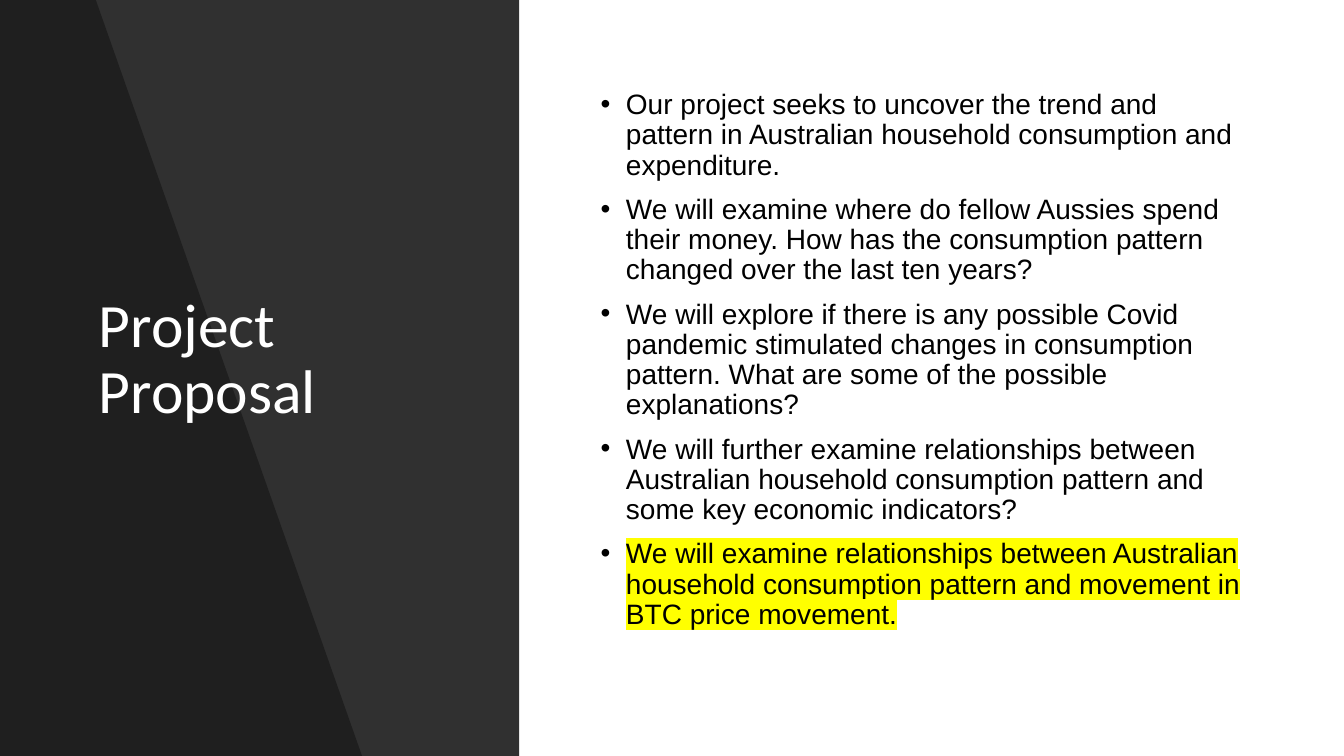
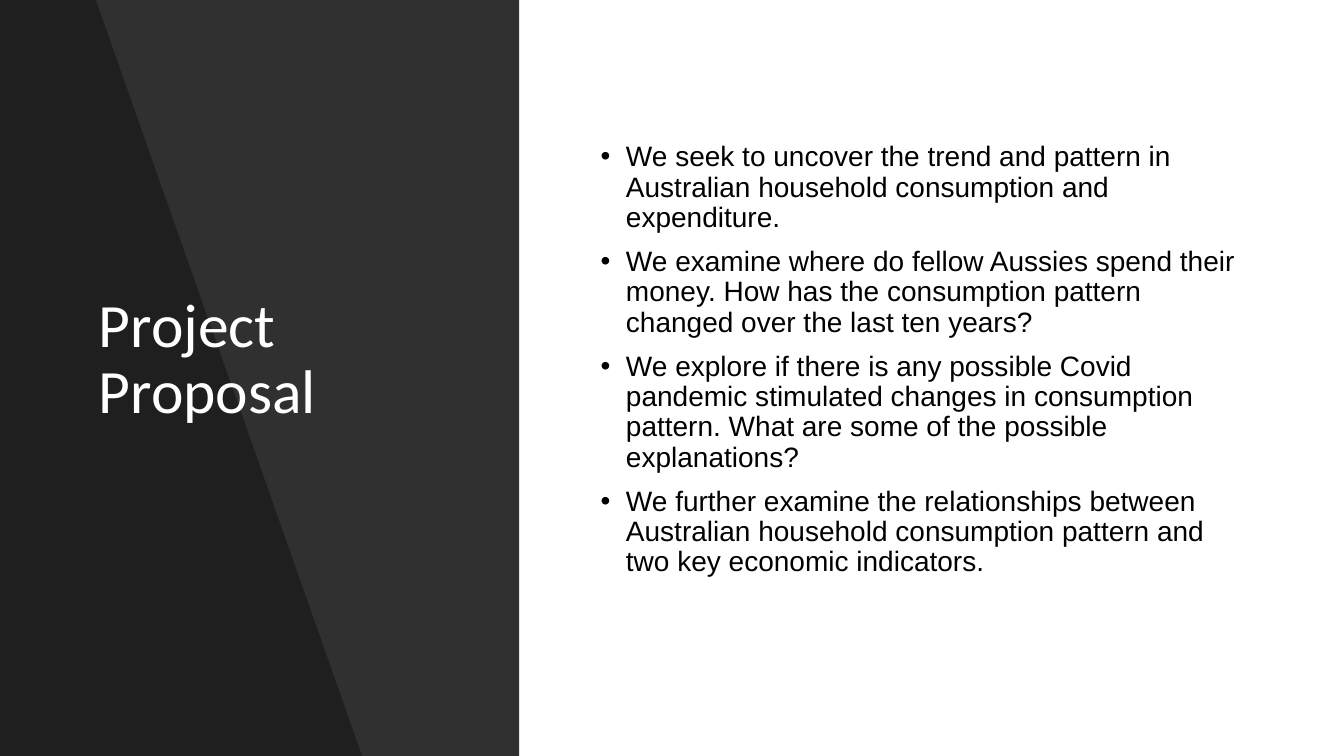
Before and after one commit to twigikit/FTBC_project_1, a slide deck: slide 2 of Aus Household Consumption and Expenditure Pattern.pptx. Drawn at 1344x756 pixels with LibreOffice and Linux fonts; fonts in the diff are those of the drawing. Boxes give left, top, right and bottom in pixels: in the first picture for what was removed or moved away, otherwise in the second. Text is boxed around its words. In the diff, an @@ line names an element or a change of style, - is before the commit and + after.

Commit message:
Complete draft slide decks

```diff
--- a/Aus Household Consumption and Expenditure Pattern.pptx
+++ b/Aus Household Consumption and Expenditure Pattern.pptx
@@ text at [626, 145, 1234, 577]: text changed @@
-• Our project seeks to uncover the trend and pattern in Australian household consumption and expenditure.
-• We will examine where do fellow Aussies spend their money. How has the consumption pattern changed over the last ten years?
-• We will explore if there is any possible Covid pandemic stimulated changes in consumption pattern. What are some of the possible explanations?
-• We will further examine relationships between Australian household consumption pattern and some key economic indicators?
-• We will examine relationships between Australian household consumption pattern and movement in BTC price movement.
+• We seek to uncover the trend and pattern in Australian household consumption and expenditure.
+• We examine where do fellow Aussies spend their money. How has the consumption pattern changed over the last ten years?
+• We explore if there is any possible Covid pandemic stimulated changes in consumption pattern. What are some of the possible explanations?
+• We further examine the relationships between Australian household consumption pattern and two key economic indicators.
```
Also in this commit, not shown: 4 other slides changed, 6 slides added, 4 slides removed, 1 other file.
